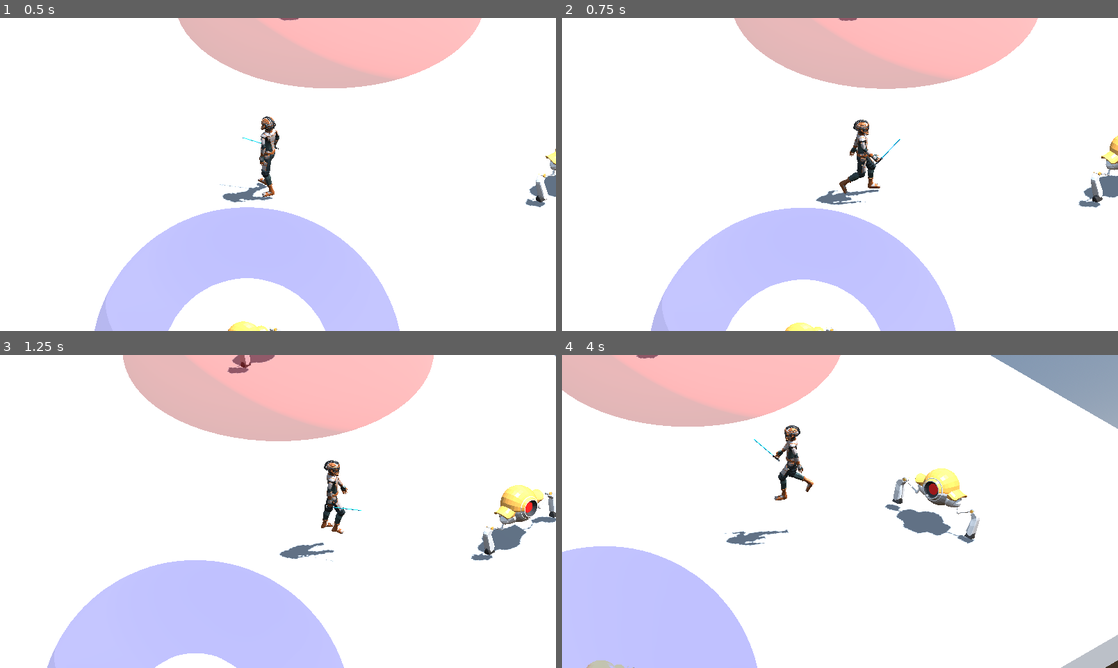
Above: before the commit, frames 1-4 (two rows, left to right).
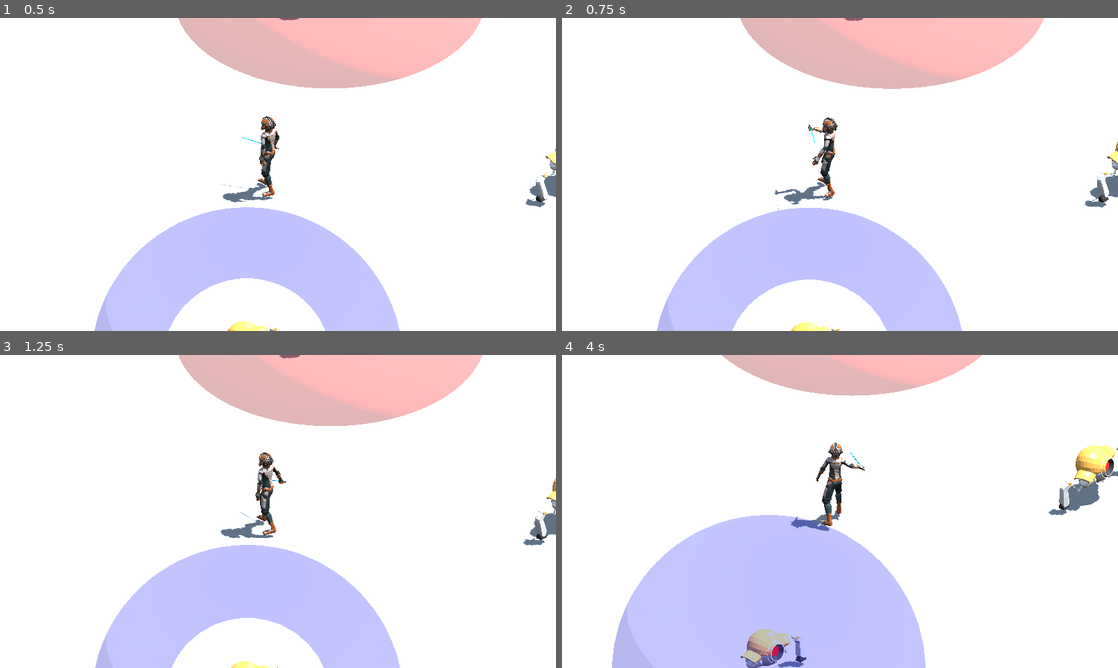
Above: after the commit, the same moments.

Repository: amhndu/chronos-rift
Game: Godot game, scene res://Main.tscn
Two runs of this game, one before a commit and one after it. Both use one fixed random seed, a clock stepped at 60 frames per second and the inputs below.
Inputs (mouse positions are in pixels of both pictures, inside the frame that each line leads up to):
- Up to frame 1 (0.5 s): no input
- Up to frame 2 (0.75 s): move the mouse to (962, 158) at 0.52 s; press the mouse at (962, 158) at 0.53 s; hold Right (move_right) from 0.53 s (still down)
- Up to frame 3 (1.25 s): keep holding Right (move_right); tap Space (jump) at 0.77 s
- Up to frame 4 (4 s): move the mouse to (728, 527) at 1.27 s; release Right (move_right) at 1.28 s; release the mouse at (728, 527) at 1.28 s; hold Down (move_back) 1.28-2.03 s; click (728, 527) at 1.35 s; tap Space (jump) at 1.52, 3.02, 3.77 s; move the mouse to (895, 442) at 2.02 s; hold Right (move_right) 2.03-2.78 s; hold Mouse wheel up (zoom_in) 2.03-2.78 s; click (895, 442) at 2.3 s; move the mouse to (812, 574) at 2.77 s; hold Up (move_forward) 2.78-3.53 s; tap Mouse wheel down (zoom_out) at 2.85 s; click (812, 574) at 3.05 s; move the mouse to (1006, 558) at 3.52 s; press the mouse at (1006, 558) at 3.53 s; hold Left (move_left) from 3.53 s (still down)

Frame 1 is identical in both runs. In frame 2, 3.9% of the frame differs, in the area x 16-100%, y 0-100%; in frame 3, 21%; in frame 4, 39%, in the area x 0-100%, y 0-100%.

Commit message:
fix: disallow movement while attacking

Diff:
--- a/Player.gd
+++ b/Player.gd
@@ -22,8 +22,16 @@
 # NOTE: For time scaling to work, all acceleration (or velocity increments) must be defined properties
 # Any new property must be added to `scale_time` method
 func _physics_process(delta):
-	if !is_alive:
+	if !is_alive || is_attacking:
 		return
+
+	if Input.is_action_pressed("attack") && !is_attacking:
+		is_attacking = true
+		var timeoutSignal:Signal = get_tree().create_timer(1).timeout
+		timeoutSignal.connect(on_timeout_attack)
+		animation_player.play("CharacterArmature|Sword_Slash", 0.2)
+		return
+
 	var direction = Vector3.ZERO
 	if Input.is_action_pressed("move_right"):
 		direction.x += 1
@@ -33,11 +41,6 @@
 		direction.z += 1
 	if Input.is_action_pressed("move_forward"):
 		direction.z -= 1
-	if Input.is_action_pressed("attack") && !is_attacking:
-		is_attacking = true
-		var timeoutSignal:Signal = get_tree().create_timer(1).timeout
-		timeoutSignal.connect(on_timeout_attack)
-		animation_player.play("CharacterArmature|Sword_Slash", 0.2)
 
 	if direction != Vector3.ZERO:
 		# In the lines below, we turn the character when moving and make the animation play faster.
